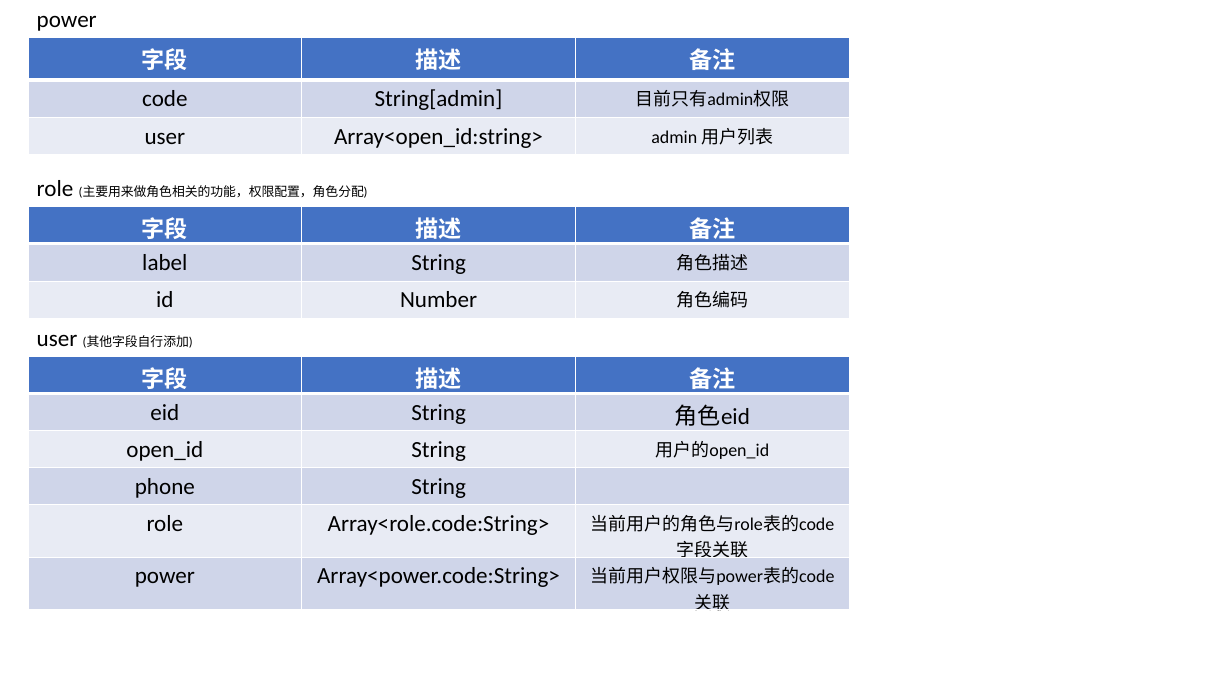
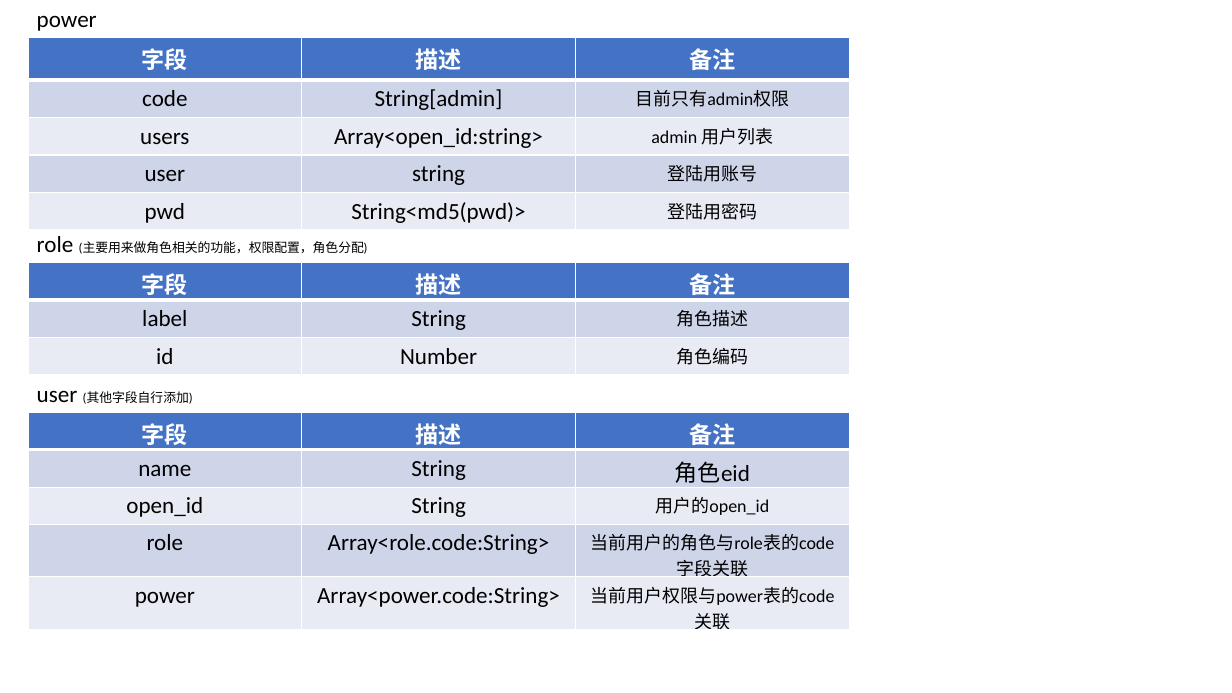
Before and after one commit to 98qwdsa/ac-guide, a slide deck: slide 2 of AC guide.pptx. Drawn at 1232x693 pixels with LibreOffice and Linux fonts; fonts in the diff are those of the drawing. Boxes give left, top, right and bottom in pixels: in the first picture for what was removed or moved away, otherwise in the second. Text is boxed around its words. In the diff, an @@ line names an element or a change of style, - is before the commit and + after.

Commit message:
add user edit

```diff
--- a/AC guide.pptx
+++ b/AC guide.pptx
@@ table at (28, 37, 848, 227) @@
-row 3: user | Array<open_id:string> | admin 用户列表
+row 3: users | Array<open_id:string> | admin 用户列表
+row 4: user | string | 登陆用账号
+row 5: pwd | String<md5(pwd)> | 登陆用密码
@@ 2 texts, 1 table: place and size @@
-2 texts, 1 table at (28, 180, 848, 348)
+2 texts, 1 table at (28, 236, 848, 404)
@@ table at (28, 412, 848, 628) @@
-row 2, column 1: eid
+row 2, column 1: name
-row 4: phone | String | 
@@ table: place and size @@
-table at (28, 356, 848, 609)
+table at (28, 412, 848, 628)
```
Also in this commit, not shown: 3 other slides changed, 28 other files.
